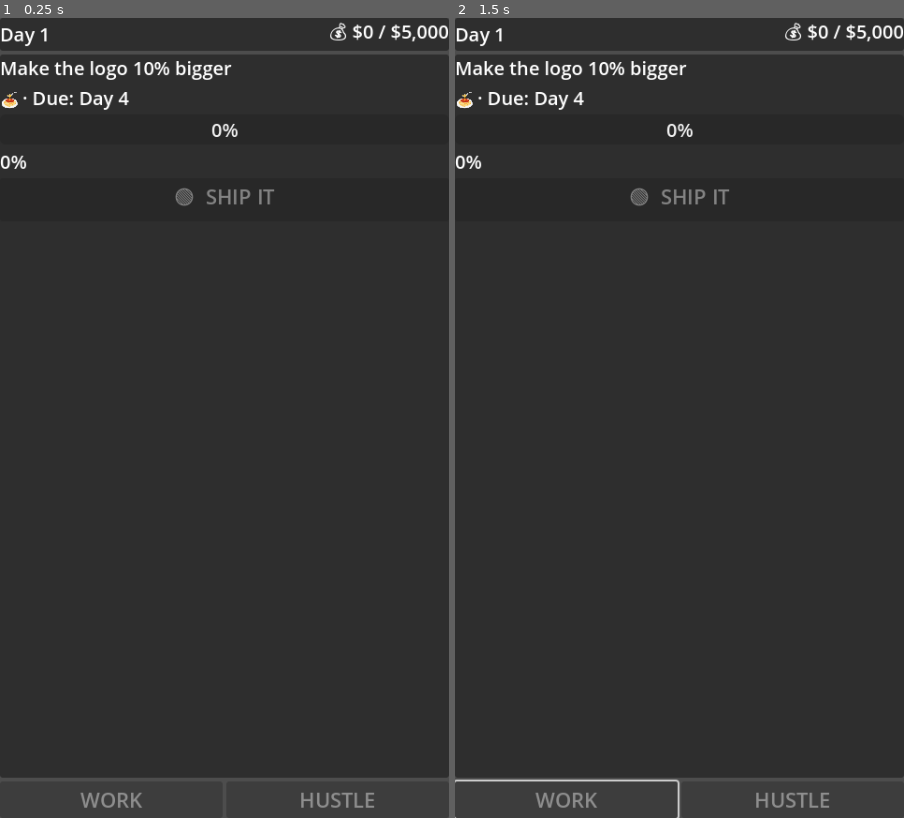
Above: before the commit, frames 1-2 (left to right).
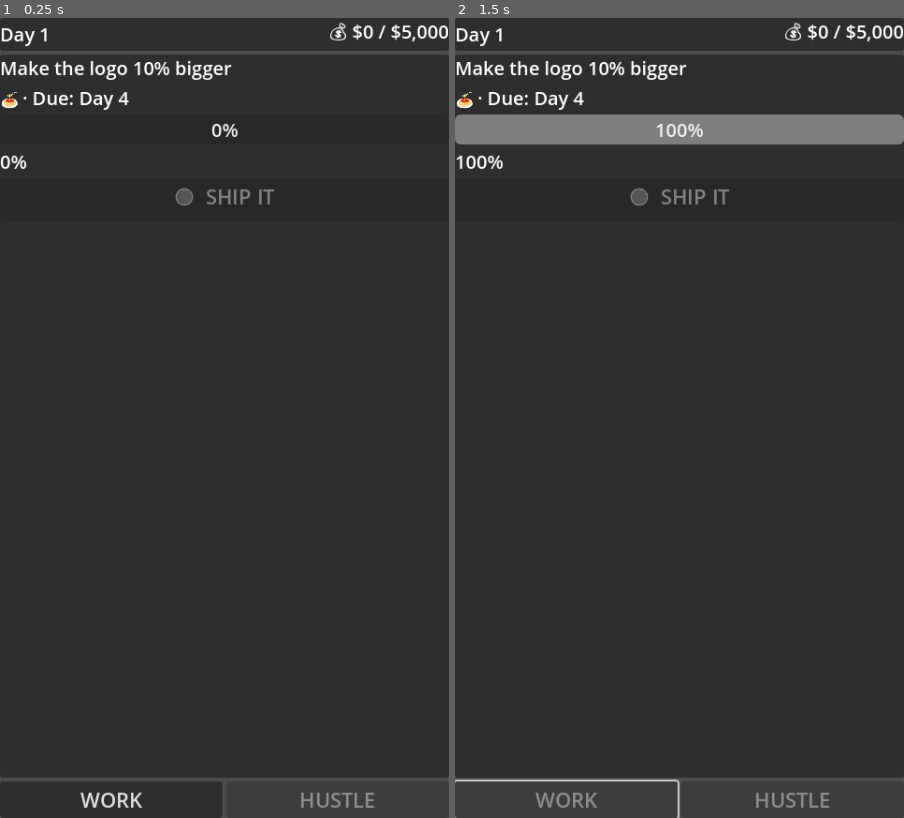
Above: after the commit, the same moments.

Repository: lmchoi/game-code-monkey-code
Game: Godot game, scene res://scenes/game_ui.tscn
The game is run twice, just before and just after one commit, with the same random seed, the same clock (stepped at 60 frames per second) and the same inputs.
Inputs (mouse positions are in pixels of both pictures, inside the frame that each line leads up to):
- Up to frame 1 (0.25 s): no input
- Up to frame 2 (1.5 s): click (567, 802) at 0.5 s, where only the run after the commit has a clickable "WORK"; tap Enter at 1.25 s

The runs differ from the first frame. In frame 1, 0.1% of the frame differs, in the area x 18-32%, y 96-99%; in frame 2, 4.0%, in the area x 0-100%, y 12-19%.

Commit message:
Wire WORK button — progress bar advances, disables at 100%
Co-Authored-By: Claude Sonnet 4.6 <noreply@anthropic.com>

Diff:
--- a/autoloads/game_manager.gd
+++ b/autoloads/game_manager.gd
@@ -7,6 +7,18 @@
 func calculate_progress_delta(complexity: int, bugs_count: int) -> float:
 	return 100.0 / (complexity * (1.0 + bugs_count * balance.bug_penalty_per_bug))
 
+func do_work() -> void:
+	_constraint_phase()
+	var delta := calculate_progress_delta(TaskManager.current_task["complexity"], bugs)
+	TaskManager.advance_progress(delta)
+	_consequence_phase()
+
+func _constraint_phase() -> void:
+	pass
+
+func _consequence_phase() -> void:
+	pass
+
 func _ready() -> void:
 	var file = FileAccess.open("res://data/balance.json", FileAccess.READ)
 	assert(file != null, "Could not open balance.json")
--- a/autoloads/task_manager.gd
+++ b/autoloads/task_manager.gd
@@ -1,6 +1,7 @@
 extends Node
 
 signal task_changed(task_data: Dictionary)
+signal task_progress_changed(progress: float)
 
 var _tasks: Array = []
 var _current_index: int = 0
@@ -15,6 +16,10 @@
 	file.close()
 	_assign_task(0, 1)
 
+func advance_progress(delta: float) -> void:
+	current_progress = minf(current_progress + delta, 100.0)
+	task_progress_changed.emit(current_progress)
+
 func _assign_task(index: int, current_day: int) -> void:
 	_current_index = index
 	current_task = _tasks[index].duplicate()
--- a/scenes/game_ui.gd
+++ b/scenes/game_ui.gd
@@ -5,9 +5,13 @@
 @onready var _deadline: Label = $MainLayout/TaskCard/CardContent/MetaRow/DeadlineLabel
 @onready var _progress_bar: ProgressBar = $MainLayout/TaskCard/CardContent/TaskProgressBar
 @onready var _progress_label: Label = $MainLayout/TaskCard/CardContent/ProgressLabel
+@onready var _work_button: Button = $MainLayout/ActionButtons/WorkButton
 
 func _ready() -> void:
 	TaskManager.task_changed.connect(_on_task_changed)
+	TaskManager.task_progress_changed.connect(_on_task_progress_changed)
+	_work_button.disabled = false
+	_work_button.pressed.connect(GameManager.do_work)
 	if not TaskManager.current_task.is_empty():
 		_on_task_changed(TaskManager.current_task)
 
@@ -17,3 +21,9 @@
 	_deadline.text = "· Due: Day %d" % task_data["deadline_day"]
 	_progress_bar.value = 0.0
 	_progress_label.text = "0%"
+	_work_button.disabled = false
+
+func _on_task_progress_changed(progress: float) -> void:
+	_progress_bar.value = progress
+	_progress_label.text = "%d%%" % int(progress)
+	_work_button.disabled = progress >= 100.0
--- a/scenes/game_ui.tscn
+++ b/scenes/game_ui.tscn
@@ -62,7 +62,6 @@
 layout_mode = 2
 size_flags_horizontal = 3
 text = "WORK"
-disabled = true
 
 [node name="HustleButton" type="Button" parent="MainLayout/ActionButtons"]
 layout_mode = 2
